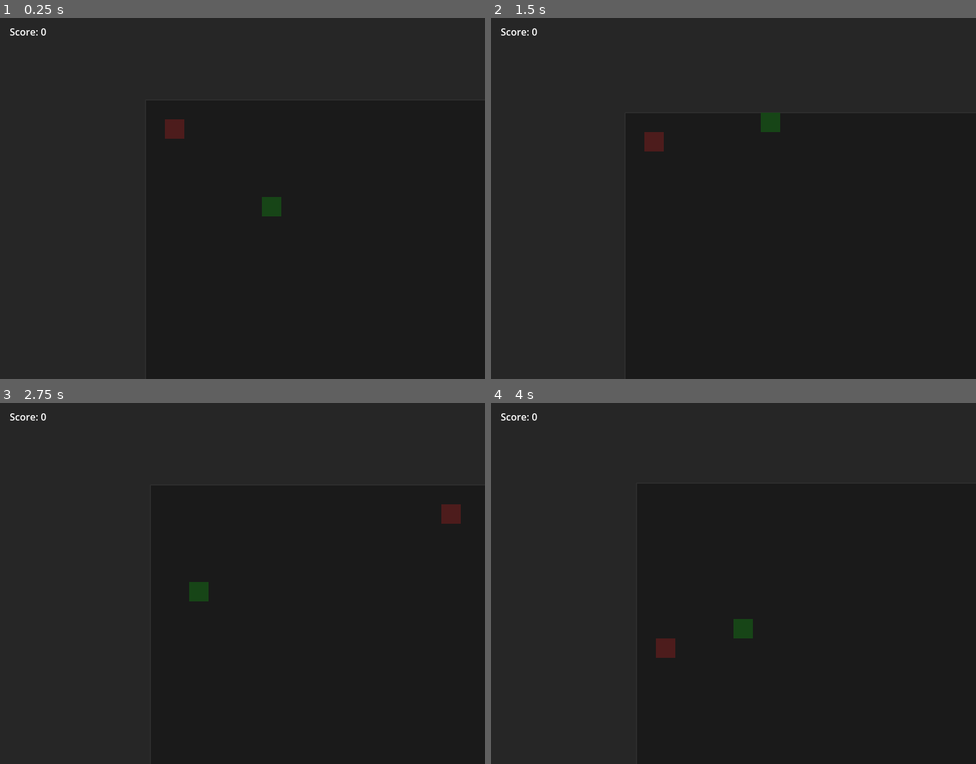
Above: before the commit, frames 1-4 (two rows, left to right).
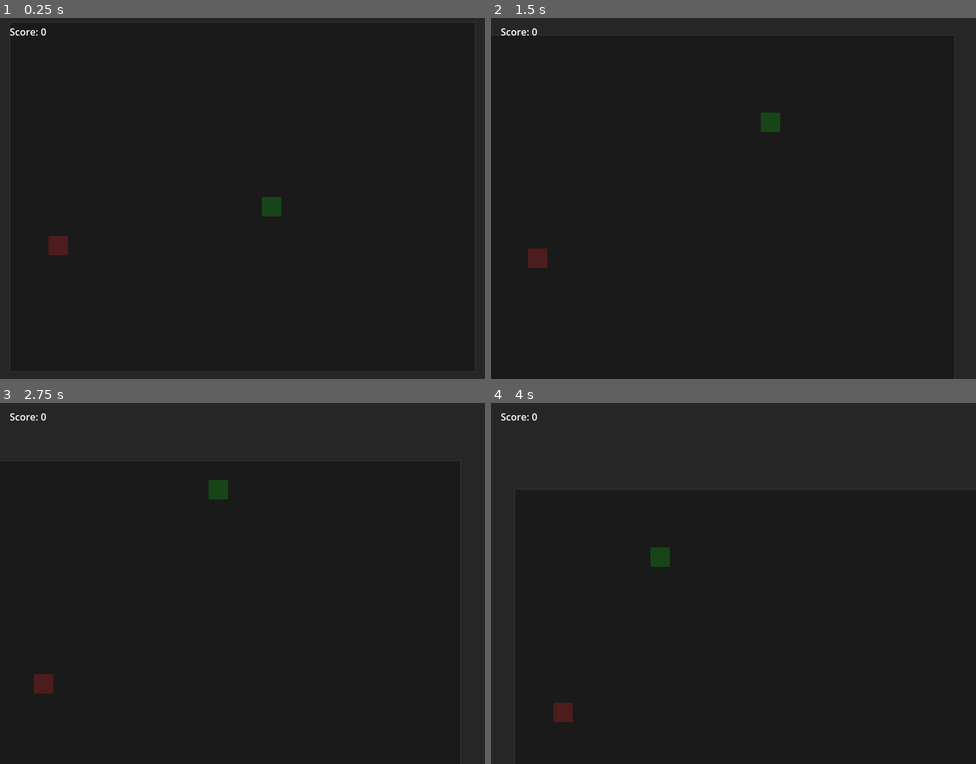
Above: after the commit, the same moments.

Repository: bluehexagons/snake2d
Game: Godot game, scene res://scenes/main/main.tscn
Two runs of this game, one before a commit and one after it. Both use one fixed random seed, a clock stepped at 60 frames per second and the inputs below.
Inputs:
- Up to frame 1 (0.25 s): no input
- Up to frame 2 (1.5 s): hold Up (up) from 0.53 s (still down)
- Up to frame 3 (2.75 s): tap R (retry) at 2 s; release Up (up) at 2.03 s; hold Left (left) from 2.03 s (still down)
- Up to frame 4 (4 s): tap R (retry) at 3.5 s; release Left (left) at 3.53 s; hold Down (down) from 3.53 s (still down)

The runs differ from the first frame. In frame 1, 0.4% of the frame differs, in the area x 10-38%, y 28-66%; in frame 2, 0.4%; in frame 3, 0.8%; in frame 4, 0.9%, in the area x 12-54%, y 40-89%.

Commit message:
(w/AI) Fix things

Diff:
--- a/project.godot
+++ b/project.godot
@@ -19,13 +19,13 @@
 
 window/size/viewport_width=800
 window/size/viewport_height=600
-window/stretch/mode="viewport"
-window/stretch/aspect="expand"
+window/stretch/mode="canvas_items"
+window/stretch/aspect="keep"
 window/vsync/vsync_mode=2
 
 [gui]
 
-common/snap_controls_to_pixels=false
+common/snap_controls_to_pixels=true
 
 [input]
 
@@ -68,6 +68,8 @@
 [rendering]
 
 textures/canvas_textures/default_texture_filter=0
-renderer/rendering_method="mobile"
+renderer/rendering_method="gl_compatibility"
+anti_aliasing/quality/msaa_2d=0
+anti_aliasing/quality/screen_space_aa=0
 "#Disabletexturefilteringglobally[gui]common/snap_controls_to_pixels"=false
 "#Disabletexturefilteringforcrisppixels[gui]common/snap_controls_to_pixels"=false
--- a/scenes/main/main.gd
+++ b/scenes/main/main.gd
@@ -4,10 +4,10 @@
 const Food = preload("res://scenes/food/food.tscn")
 
 const GRID_SIZE = 32
-const GAME_WIDTH = 800
-const GAME_HEIGHT = 600
-const GRID_WIDTH = GAME_WIDTH / GRID_SIZE
-const GRID_HEIGHT = GAME_HEIGHT / GRID_SIZE
+const GRID_WIDTH = 24  # 768/32
+const GRID_HEIGHT = 18  # 576/32
+const GAME_WIDTH = GRID_WIDTH * GRID_SIZE
+const GAME_HEIGHT = GRID_HEIGHT * GRID_SIZE
 
 var game_world: Node2D
 var snake
@@ -30,7 +30,7 @@
 
 	snake = Snake.instantiate()
 	game_world.add_child(snake)
-	snake.position = Vector2(5, 5) * GRID_SIZE
+	snake.position = Vector2(GRID_WIDTH/2, GRID_HEIGHT/2) * GRID_SIZE
 	snake.moved.connect(_on_snake_moved)
 	snake.grew.connect(_on_snake_grew)
 	snake.died.connect(_on_game_over)
@@ -52,9 +52,9 @@
 	food = Food.instantiate()
 	game_world.add_child(food)
 
-	# Random position within the grid
-	var x = randi_range(0, GRID_WIDTH - 1)
-	var y = randi_range(0, GRID_HEIGHT - 1)
+	# Random position within the playable grid
+	var x = randi_range(0, GRID_WIDTH - 2)  # -2 to account for food size
+	var y = randi_range(0, GRID_HEIGHT - 2)
 	food.position = Vector2(x, y) * GRID_SIZE
 
 func _on_snake_moved(new_position):
--- a/scenes/main/main.tscn
+++ b/scenes/main/main.tscn
@@ -24,7 +24,7 @@
 
 [node name="SubViewport" type="SubViewport" parent="GameViewport"]
 handle_input_locally = false
-canvas_item_default_texture_filter = 3
+canvas_item_default_texture_filter = 0
 size = Vector2i(800, 600)
 render_target_update_mode = 4
 
@@ -33,18 +33,18 @@
 [node name="PlayArea" type="Node2D" parent="GameViewport/SubViewport/GameWorld"]
 y_sort_enabled = true
 
-[node name="Grid" type="ColorRect" parent="GameViewport/SubViewport/GameWorld/PlayArea"]
-offset_right = 800.0
-offset_bottom = 600.0
+[node name="Background" type="ColorRect" parent="GameViewport/SubViewport/GameWorld/PlayArea"]
+offset_right = 768.0
+offset_bottom = 576.0
 color = Color(0.12549, 0.12549, 0.12549, 1)
 
 [node name="Border" type="Line2D" parent="GameViewport/SubViewport/GameWorld/PlayArea"]
-points = PackedVector2Array(0, 0, 800, 0, 800, 600, 0, 600, 0, 0)
+points = PackedVector2Array(0, 0, 768, 0, 768, 576, 0, 576, 0, 0)
 width = 2.0
 default_color = Color(0.392157, 0.392157, 0.392157, 1)
 
 [node name="Camera2D" type="Camera2D" parent="GameViewport/SubViewport/GameWorld"]
-position = Vector2(400, 300)
+position = Vector2(384, 288)
 
 [node name="UIBackground" type="CanvasLayer" parent="."]
 layer = 0
--- a/scenes/snake/snake.gd
+++ b/scenes/snake/snake.gd
@@ -25,9 +25,9 @@
 func move():
 	var new_position = position + direction * GRID_SIZE
 
-	# Check wall collision using viewport bounds
-	if new_position.x < 0 or new_position.x >= 800 or \
-	   new_position.y < 0 or new_position.y >= 600:
+	# Check wall collision using tilemap bounds
+	if new_position.x < 0 or new_position.x >= 768 or \
+	   new_position.y < 0 or new_position.y >= 576:
 		died.emit()
 		return
 
